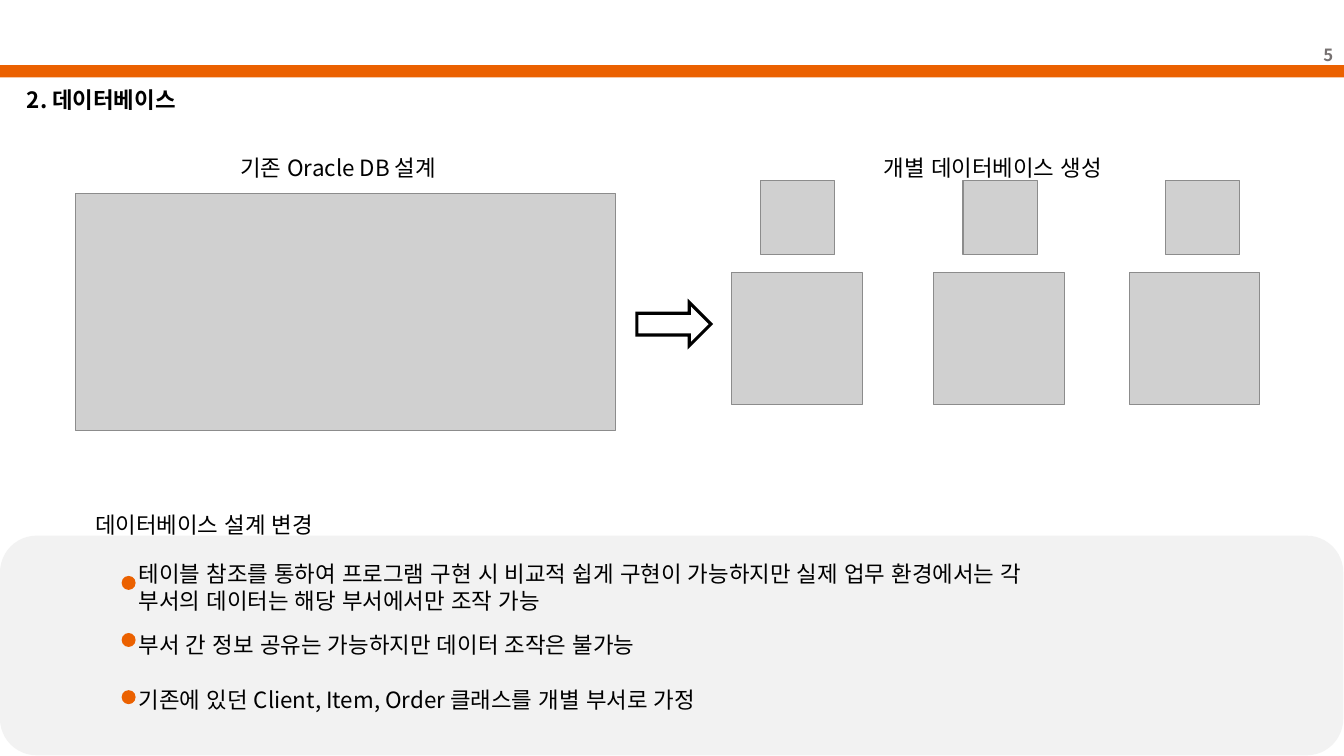
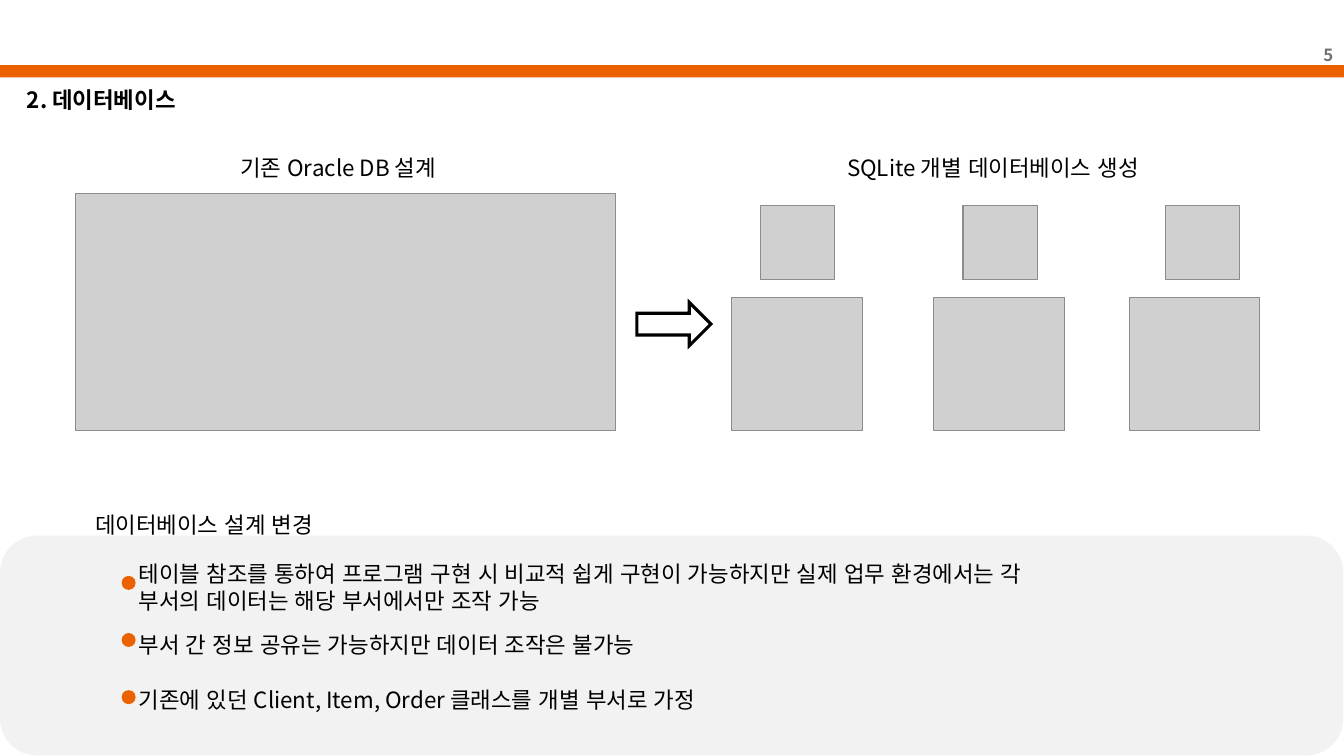
Before and after one commit to lee-jonggu/Oracle-DB, a slide deck: slide 5 of 3차 미니 프로젝트_이종구.pptx. Drawn at 1344x756 pixels with LibreOffice and Linux fonts; fonts in the diff are those of the drawing; grey boxes stand for pictures; background and template pictures are left out. Boxes give left, top, right and bottom in pixels: in the first picture for what was removed or moved away, otherwise in the second. Text is boxed around its words. In the diff, an @@ line names an element or a change of style, - is before the commit and + after.

```diff
--- a/3차 미니 프로젝트_이종구.pptx
+++ b/3차 미니 프로젝트_이종구.pptx
@@ text at (x1=847, y1=157, x2=1139, y2=180): text changed @@
-개별 데이터베이스 생성
+SQLite 개별 데이터베이스 생성
@@ 6 pictures moved together from (x1=732, y1=180, x2=1259, y2=404) to (x1=732, y1=206, x2=1259, y2=430) @@
```
Also in this commit, not shown: 3 other slides changed, 1 slide added, 1 other file.
